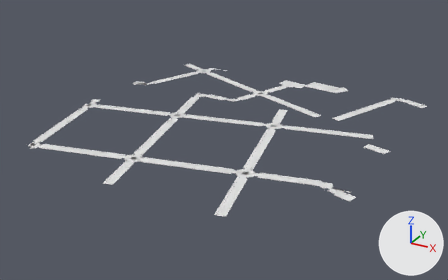
The glTF model game/assets/city/roads/roads_2_0.gltf as it was, and as the next commit left it.
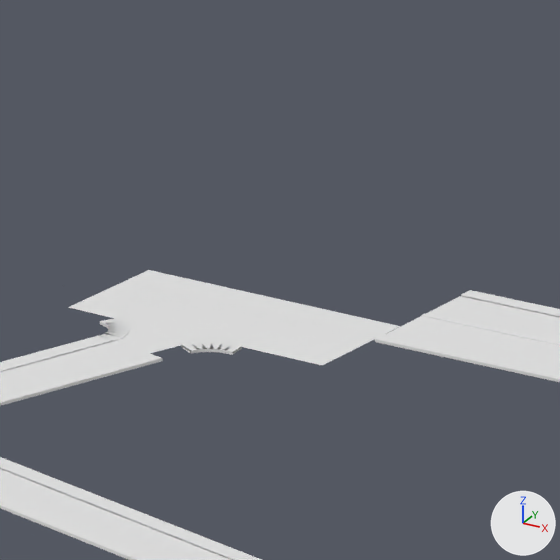
The first picture shows the older version from a 50 mm lens placed at (1721.0, -1063.0, 377.0), pointed at (1273.0, -249.0, -31.0). The close-ups show the older and then the newer version on the part from 61% to 72% of the width and 20% to 38% of the height of that picture. Only the edits that show in the close-ups are written down. Every picture has the same lights, and +X, +Y and +Z are marked at lower right. Materials are left out; every surface is plain grey. Objects named as collision shapes, trigger or cutter boxes, shadow casters or lower levels of detail are left out. Vertices at exactly the same position are counted once.

Names of what the first close-up shows: 'roads_2_0_Road_Tactile_Strip', 'roads_2_0_SH_kerb', 'roads_2_0_SH_sidewalk', 'roads_2_0_SH_wet_asphalt' and 2 more.
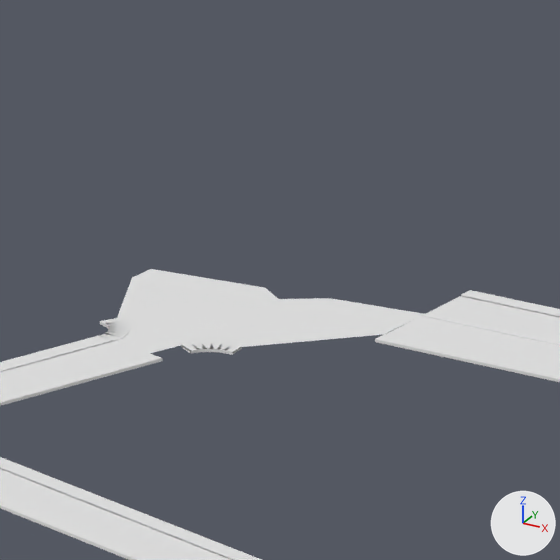
Boxes [x1, y1, x2, y2] around the edits, measured in the close-ups (560 x 560 px; the box of a moved part takes in the faces that stretch with it):
'roads_2_0_SH_wet_asphalt', reshaped: before [0, 270, 560, 560]; after [0, 269, 560, 560]
part 1 of me_roads_2_0_sh_wet_asphalt, moved or reshaped: before [69, 270, 400, 365]; after [117, 269, 423, 347]

The edits, one by one:
me_roads_2_0_sh_wet_asphalt is used by ob_roads_2_0_sh_wet_asphalt; location (0.0, 0.0, 0.0).
me_roads_2_0_sh_wet_asphalt had 10064 vertices, 17759 faces and spanned x 1019.0..1542.0, y -509.0..11.0, z 0.0.
me_roads_2_0_sh_wet_asphalt now has 10060 vertices, 17755 faces and spans x 1019.0..1542.0, y -509.0..11.0, z 0.0.
Part 1, on me_roads_2_0_sh_wet_asphalt:
2 vertices are removed from x 1290.0..1302.0, y -5.0..-3.0, z 0.0.
4 faces are deleted.
14 vertices move from x 1268.0..1319.0, y -32.0..-1.0, z 0.0 to x 1271.0..1320.0, y -26.0..0.0, z 0.0.
6 vertices are added at (1307.0, 0.0, 0.0), (1304.0, 0.0, 0.0), (1303.0, 0.0, 0.0), (1292.0, 0.0, 0.0), (1291.0, 0.0, 0.0), (1288.0, 0.0, 0.0).
8 new faces join them.
Other edits to the shape of me_roads_2_0_sh_wet_asphalt do not show in these pictures.
